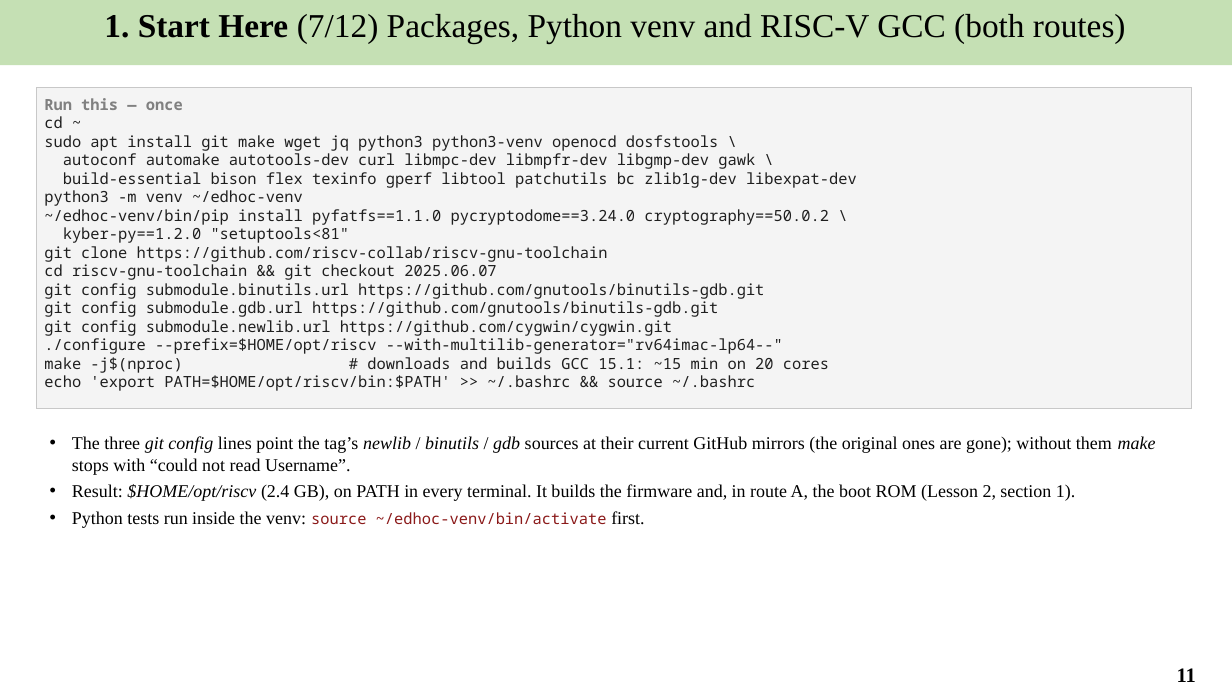
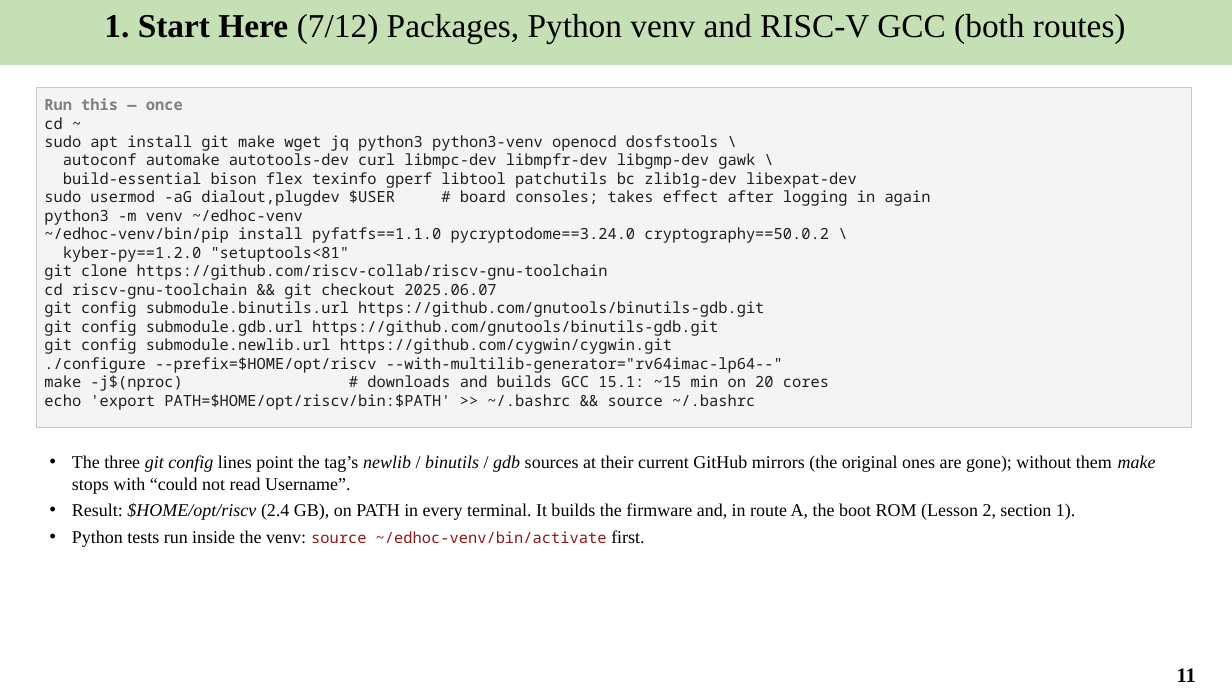
Before and after one commit to Khaiduy/chipyard-edhoc, a slide deck: slide 11 of fpga/sw/export/docs/slides/01_EDHOC_SoC_on_Arty_A7-100T.pptx. Drawn at 1232x693 pixels with LibreOffice and Linux fonts; fonts in the diff are those of the drawing. Boxes give left, top, right and bottom in pixels: in the first picture for what was removed or moved away, otherwise in the second. Text is boxed around its words. In the diff, an @@ line names an element or a change of style, - is before the commit and + after.

```diff
--- a/fpga/sw/export/docs/slides/01_EDHOC_SoC_on_Arty_A7-100T.pptx
+++ b/fpga/sw/export/docs/slides/01_EDHOC_SoC_on_Arty_A7-100T.pptx
@@ rectangle "Run this — once": place and size @@
-rectangle "Run this — once" at [37,88,1192,409]
+rectangle "Run this — once" at [37,88,1192,428]
@@ text in rectangle at [44,190,931,206]: paragraph added @@
+sudo usermod -aG dialout,plugdev $USER # board consoles; takes effect after logging in again
@@ text "The three git config lines ...": place and size @@
-text "The three git config lines ..." at [72,436,1156,528]
+text "The three git config lines ..." at [72,455,1156,547]
```
Also in this commit, not shown: 3 other slides changed, 8 other files.
